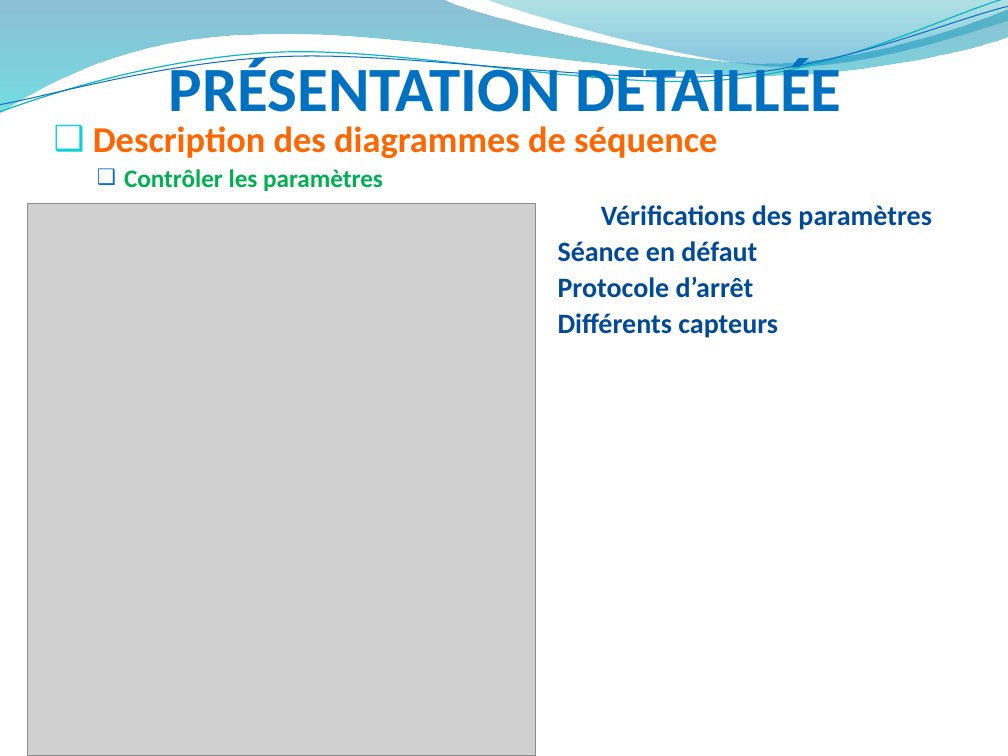
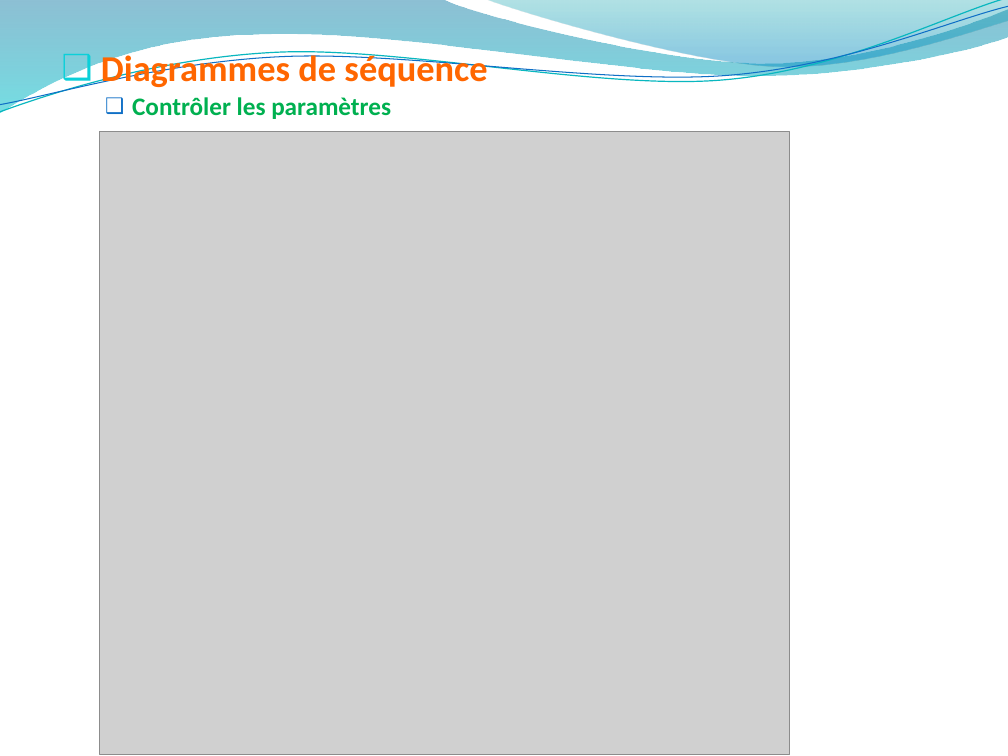
Before and after one commit to hardware/AscenseurPoissons, a slide deck: slide 20 of REVUES/REVUE FINALE/PresentationPersonnelleQP.pptx (slide 17 before the commit). Drawn at 1008x756 pixels with LibreOffice and Linux fonts; fonts in the diff are those of the drawing; grey boxes stand for pictures; background and template pictures are left out. Boxes give left, top, right and bottom in pixels: in the first picture for what was removed or moved away, otherwise in the second. Text is boxed around its words. In the diff, an @@ line names an element or a change of style, - is before the commit and + after.

Commit message:
MAJ PPT

```diff
--- a/REVUES/REVUE FINALE/PresentationPersonnelleQP.pptx
+++ b/REVUES/REVUE FINALE/PresentationPersonnelleQP.pptx
@@ text added at box(101, 50, 487, 119), 18 pt, text #00B050, bold @@
+❑ Diagrammes de séquence
+  ❑ Contrôler les paramètres
@@ title removed at box(169, 59, 841, 127) @@
-PRÉSENTATION DETAILLÉE
@@ text removed at box(93, 126, 931, 338) @@
-❑ Description des diagrammes de séquence
-  ❑ Contrôler les paramètres
-  Vérifications des paramètres
-                Séance en défaut
-                Protocole d’arrêt
-                Différents capteurs
@@ picture: place and size @@
-picture at box(28, 204, 536, 756)
+picture at box(99, 132, 789, 754)
```
Also in this commit, not shown: 2 other slides changed, 18 slides added, 25 slides removed, 1 other file.
